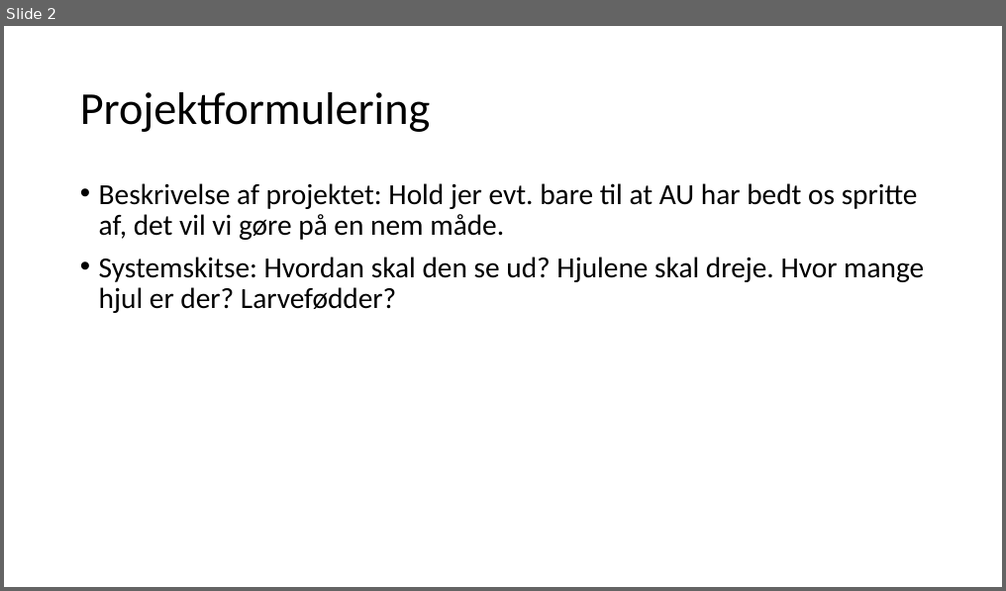
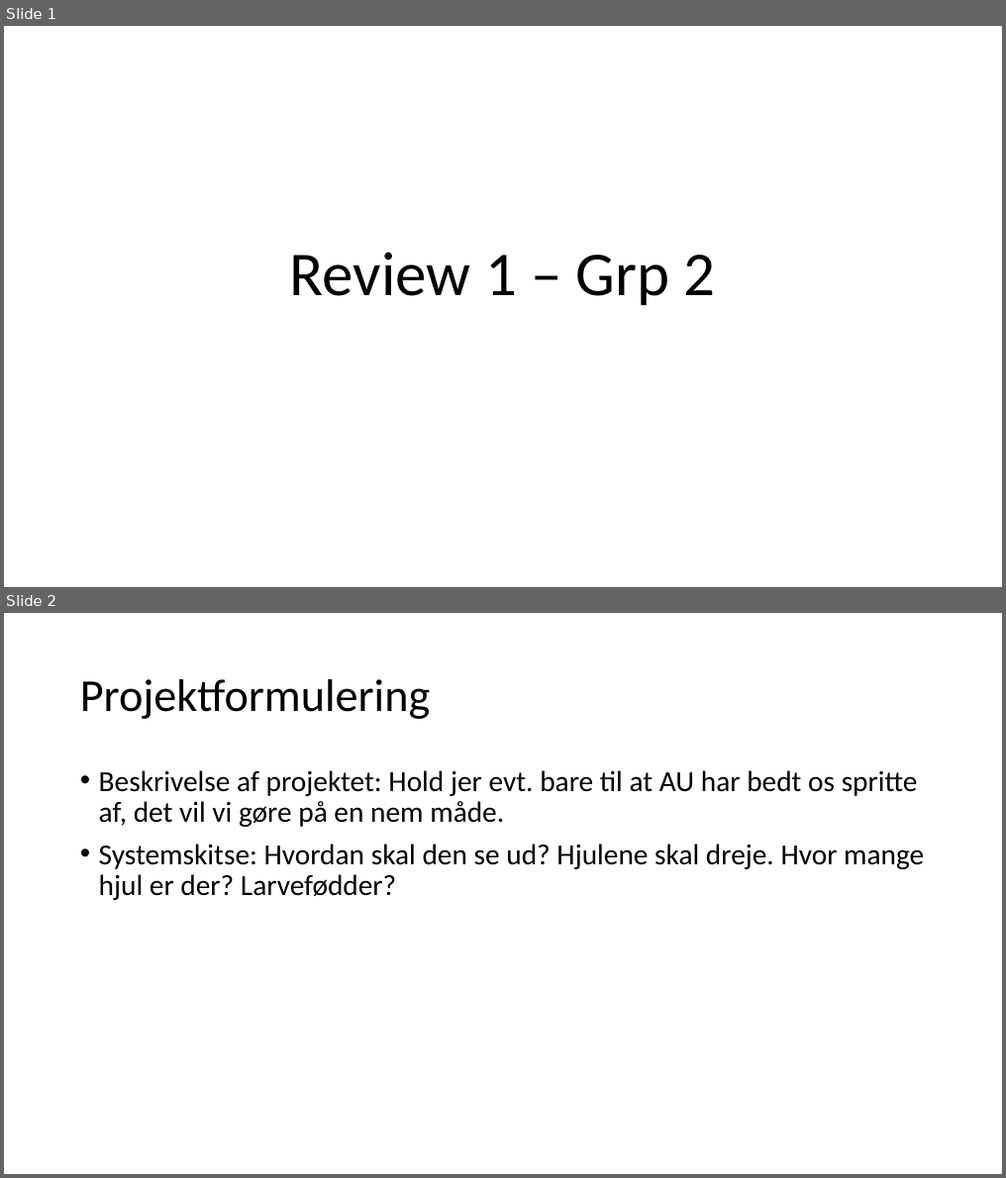
Before and after one commit to Solvgraa-mager/E3PRJ3, a slide deck: Review/Review #1 - Gruppe 2/Agenda.pptx. Shown one above the other, each under a label of ours: slide 2 before the commit, slides 1 and 2 after it. The pictures are 1006x591 and 1006x1178 pixels, drawn with LibreOffice and Linux fonts; fonts in the diff are those of the drawing. Boxes give left, top, right and bottom in pixels: in the first picture for what was removed or moved away, otherwise in the second. Text is boxed around its words. In the diff, an @@ line names an element or a change of style, - is before the commit and + after.

```diff
--- a/Review/Review #1 - Gruppe 2/Agenda.pptx
+++ b/Review/Review #1 - Gruppe 2/Agenda.pptx
@@ slide 1 added at (4, 26, 1002, 587), background #FFFFFF @@
@@ title added at (290, 252, 716, 305), 60 pt, text #000000 @@
+Review 1 – Grp 2
```
Also in this commit, not shown: 1 slide changed, 1 slide removed, 2 other files.
